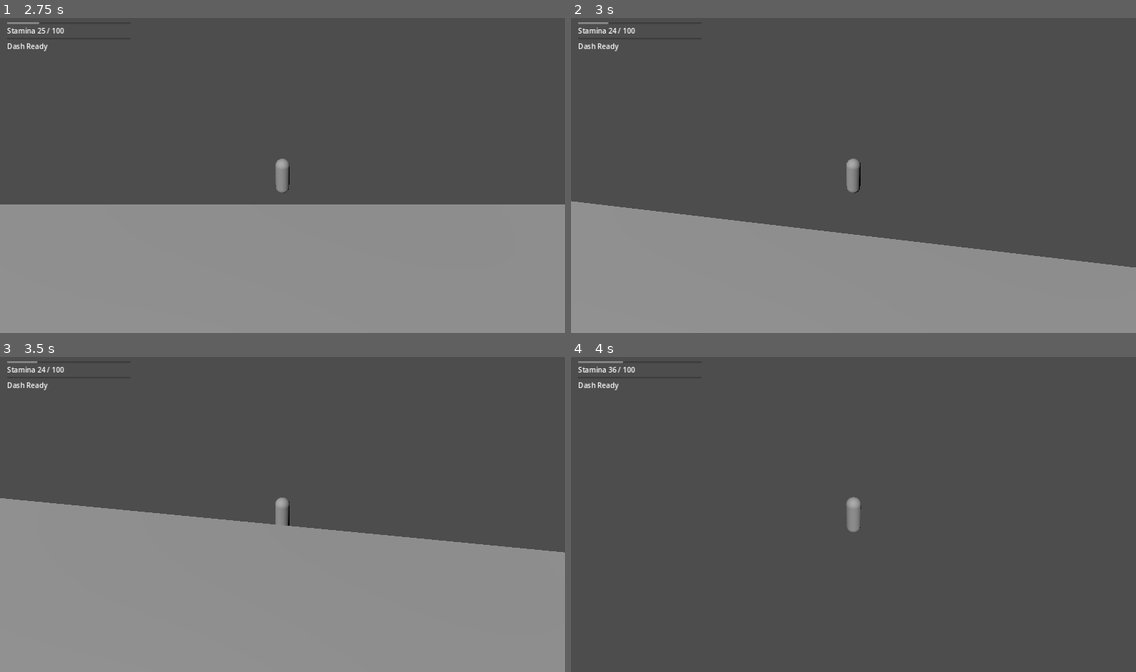
Above: before the commit, frames 1-4 (two rows, left to right).
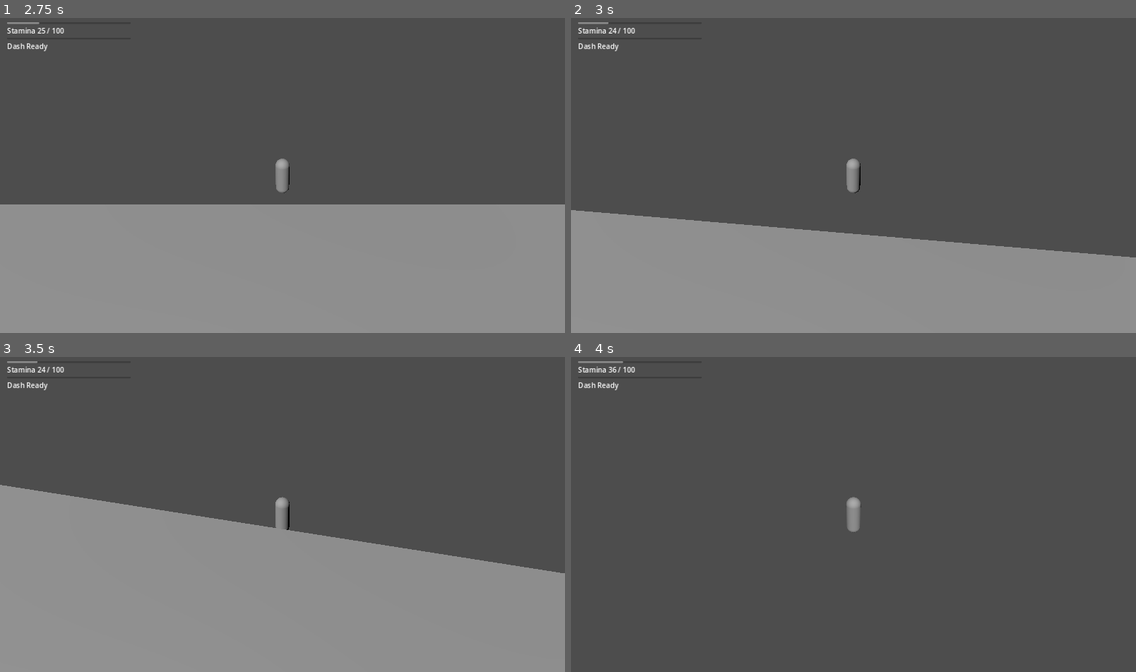
Above: after the commit, the same moments.

Repository: thegoatleroyjenkins/arpg-game
Game: Godot game, scene res://prototype3d/main_3d.tscn
Two runs of this game, one before a commit and one after it. Both use one fixed random seed, a clock stepped at 60 frames per second and the inputs below. This scene is started directly instead of the project's main scene.
Inputs (mouse positions are in pixels of both pictures, inside the frame that each line leads up to):
- Up to frame 1 (2.75 s): tap Enter (ui_accept) at 0.5, 0.77, 1.52 s; move the mouse to (276, 178) at 0.52 s; press the mouse at (276, 178) at 0.53 s; hold W (move_up) from 0.53 s (still down); move the mouse to (322, 178) at 1.27 s; release the mouse at (322, 178) at 1.28 s; tap Q (dash) at 1.35 s; move the mouse to (237, 169) at 2.02 s; hold Shift from 2.03 s (still down)
- Up to frame 2 (3 s): move the mouse to (859, 175) at 2.77 s; release W (move_up) at 2.78 s; release Shift at 2.78 s; hold A (move_left) from 2.78 s (still down); click (859, 175) at 2.85 s
- Up to frame 3 (3.5 s): keep holding A (move_left); tap Enter (ui_accept) at 3.02 s
- Up to frame 4 (4 s): move the mouse to (830, 508) at 3.52 s; release A (move_left) at 3.53 s; hold W (move_up) from 3.53 s (still down); tap Q (dash) at 3.6 s; tap Enter (ui_accept) at 3.77 s

Frame 1 is identical in both runs. In frame 2, 1.5% of the frame differs, in the area x 0-100%, y 45-80%; in frame 3, 2.9%, in the area x 0-100%, y 40-69%; in frame 4, less than 0.1%.

Commit message:
Add data-driven turn smoothing for 3D player facing

Diff:
--- a/prototype3d/default_player_tuning_3d.tres
+++ b/prototype3d/default_player_tuning_3d.tres
@@ -13,6 +13,8 @@
 ground_acceleration = 40.0
 ground_deceleration = 48.0
 air_control = 0.5
+turn_speed_degrees_per_second = 720.0
+min_turn_speed_threshold = 0.1
 max_stamina = 100.0
 sprint_stamina_per_second = 28.0
 dash_stamina_cost = 35.0
--- a/prototype3d/player_3d.gd
+++ b/prototype3d/player_3d.gd
@@ -99,11 +99,12 @@
 
 	move_and_slide()
 
-	# Face movement direction
+	# Face movement direction with data-driven turn speed smoothing.
 	var horizontal_vel := Vector3(velocity.x, 0.0, velocity.z)
-	if horizontal_vel.length() > 0.1:
+	if horizontal_vel.length() > tuning.min_turn_speed_threshold:
 		look_target = global_position + horizontal_vel.normalized()
-		look_at(look_target, Vector3.UP)
+		var desired_yaw := atan2(-horizontal_vel.x, -horizontal_vel.z)
+		rotation.y = lerp_angle(rotation.y, desired_yaw, deg_to_rad(tuning.turn_speed_degrees_per_second) * delta)
 
 	# Follow camera smoothly
 	var target_cam_pos := global_position + Vector3(0.0, tuning.camera_height, tuning.camera_distance)
--- a/prototype3d/player_tuning_3d.gd
+++ b/prototype3d/player_tuning_3d.gd
@@ -14,6 +14,10 @@
 @export var ground_acceleration: float = 40.0
 @export var ground_deceleration: float = 48.0
 @export_range(0.0, 1.0, 0.01) var air_control: float = 0.5
+
+@export_group("Facing")
+@export var turn_speed_degrees_per_second: float = 720.0
+@export var min_turn_speed_threshold: float = 0.1
 
 @export_group("Stamina")
 @export var max_stamina: float = 100.0
Not shown, changed: README.md
